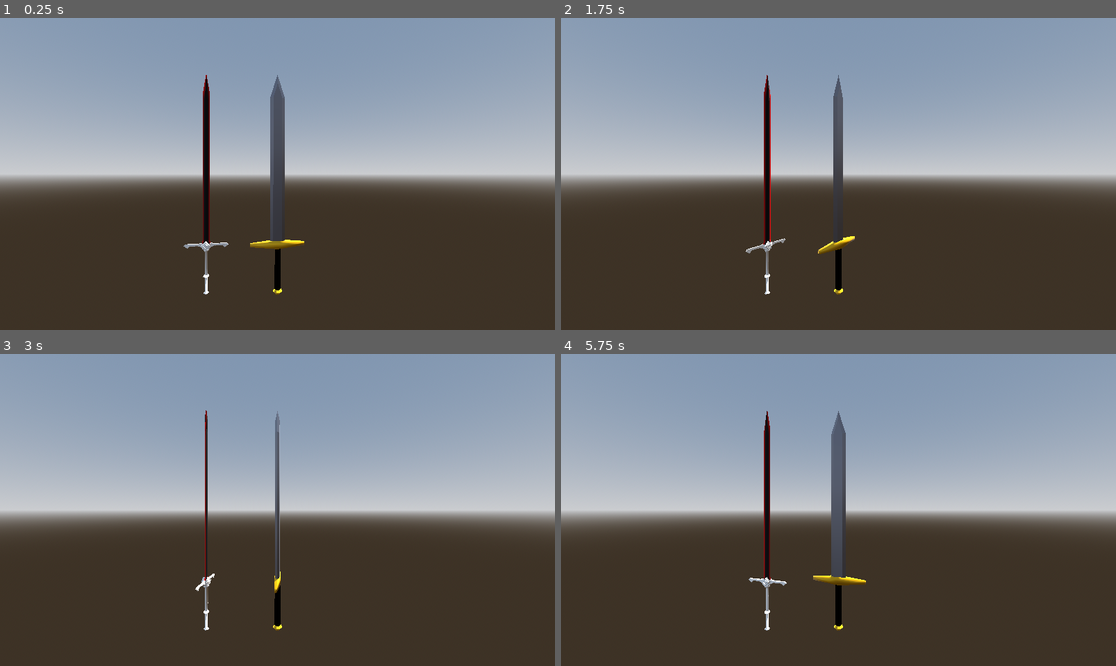
Above: before the commit, frames 1-4 (two rows, left to right).
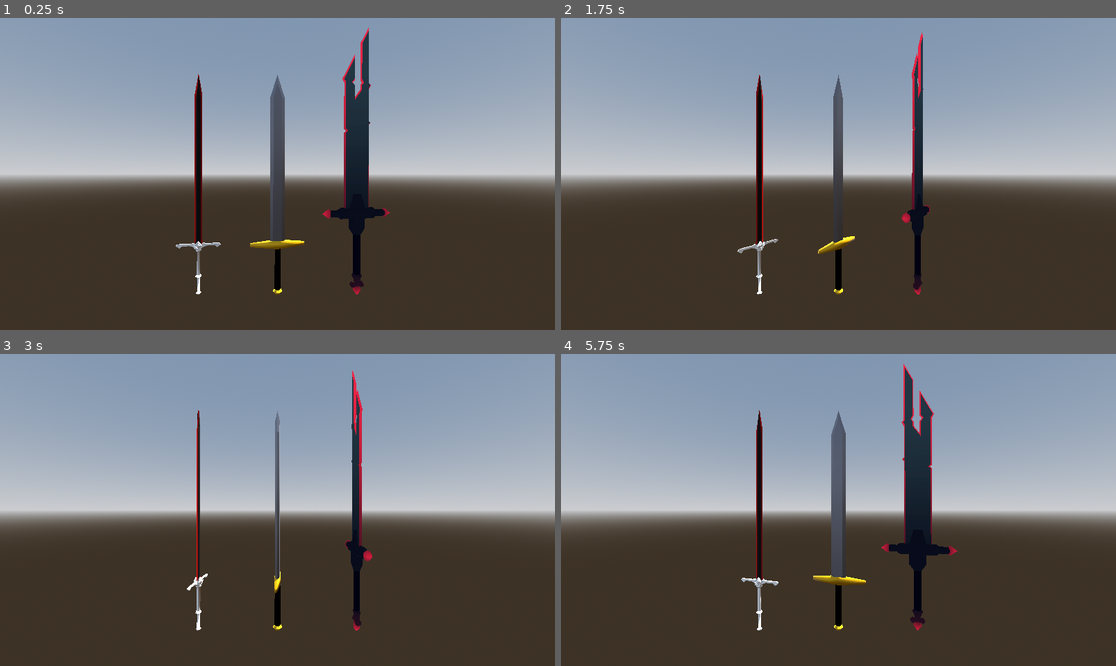
Above: after the commit, the same moments.

Repository: KameronHodge/KameronHodge.github.io
Game: Godot game, scene res://Scenes/display.tscn
Same seed, same stepped clock (60 frames per second), same inputs: the game is played once before the commit and once after it.
Inputs:
- Up to frame 1 (0.25 s): no input
- Up to frame 2 (1.75 s): no input
- Up to frame 3 (3 s): no input
- Up to frame 4 (5.75 s): no input

The runs differ from the first frame. In frame 1, 4.5% of the frame differs, in the area x 31-71%, y 3-89%; in frame 2, 3.0%; in frame 3, 2.2%; in frame 4, 4.6%, in the area x 32-72%, y 3-89%.

Commit message:
added another sword

Diff:
--- /dev/null
+++ b/project/webportfoliotest/Assets/Weapons/Sword/bettersword.tscn
@@ -0,0 +1,5 @@
+[gd_scene load_steps=2 format=3 uid="uid://dvkhfuq5mcrj1"]
+
+[ext_resource type="PackedScene" uid="uid://o54yuv8mnnpb" path="res://Assets/Weapons/Sword/Gltfstuff/bettersword.glb" id="1_e8kdh"]
+
+[node name="bettersword" instance=ExtResource("1_e8kdh")]
--- a/project/webportfoliotest/Scenes/display.tscn
+++ b/project/webportfoliotest/Scenes/display.tscn
@@ -1,8 +1,9 @@
-[gd_scene load_steps=7 format=3 uid="uid://cnmby3vnmtffu"]
+[gd_scene load_steps=8 format=3 uid="uid://cnmby3vnmtffu"]
 
 [ext_resource type="PackedScene" uid="uid://tgruy6eujs1q" path="res://Assets/Weapons/Sword/sword.tscn" id="1_odar2"]
 [ext_resource type="Script" uid="uid://c2d2k5lbn84e6" path="res://Scripts/RotateScript.gd" id="2_oe3w4"]
 [ext_resource type="PackedScene" uid="uid://6lkov81ery6l" path="res://Assets/Weapons/Sword/newsword.tscn" id="3_oe3w4"]
+[ext_resource type="PackedScene" uid="uid://dvkhfuq5mcrj1" path="res://Assets/Weapons/Sword/bettersword.tscn" id="4_us5k4"]
 
 [sub_resource type="ProceduralSkyMaterial" id="ProceduralSkyMaterial_ru5jf"]
 sky_horizon_color = Color(0.662243, 0.671743, 0.686743, 1)
@@ -33,5 +34,9 @@
 transform = Transform3D(1, 0, 0, 0, 1, 0, 0, 0, 1, 0, 8.52995, 20.6021)
 
 [node name="newsword" parent="." instance=ExtResource("3_oe3w4")]
-transform = Transform3D(5, 0, 0, 0, -2.18557e-07, 5, 0, -5, -2.18557e-07, -7.22162, 6.85309, 0)
+transform = Transform3D(5, 0, 0, 0, -2.18557e-07, 5, 0, -5, -2.18557e-07, -8.00417, 6.85309, 0)
 script = ExtResource("2_oe3w4")
+
+[node name="bettersword" parent="." instance=ExtResource("4_us5k4")]
+transform = Transform3D(7, 0, 0, 0, 7, 0, 0, 0, 7, 8.02112, 4.56265, 0)
+script = ExtResource("2_oe3w4")
Binary file added: project/webportfoliotest/Assets/Weapons/Sword/Gltfstuff/bettersword.glb
Not shown, added: project/webportfoliotest/Assets/Weapons/Sword/Gltfstuff/bettersword.glb.import
Binary file added: project/webportfoliotest/Assets/Weapons/Sword/Gltfstuff/bettersword_kamtvgradient(3).png
Not shown, added: project/webportfoliotest/Assets/Weapons/Sword/Gltfstuff/bettersword_kamtvgradient(3).png.import
Binary file added: project/webportfoliotest/Assets/Weapons/Sword/Textures/bettersword_kamtvgradient(3).png
Not shown, added: project/webportfoliotest/Assets/Weapons/Sword/Textures/bettersword_kamtvgradient(3).png.import
